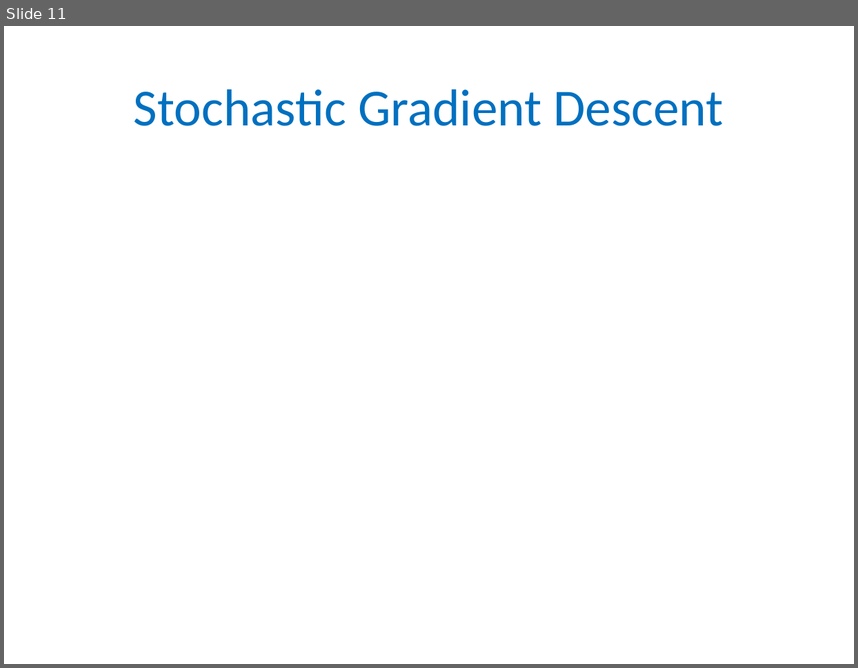
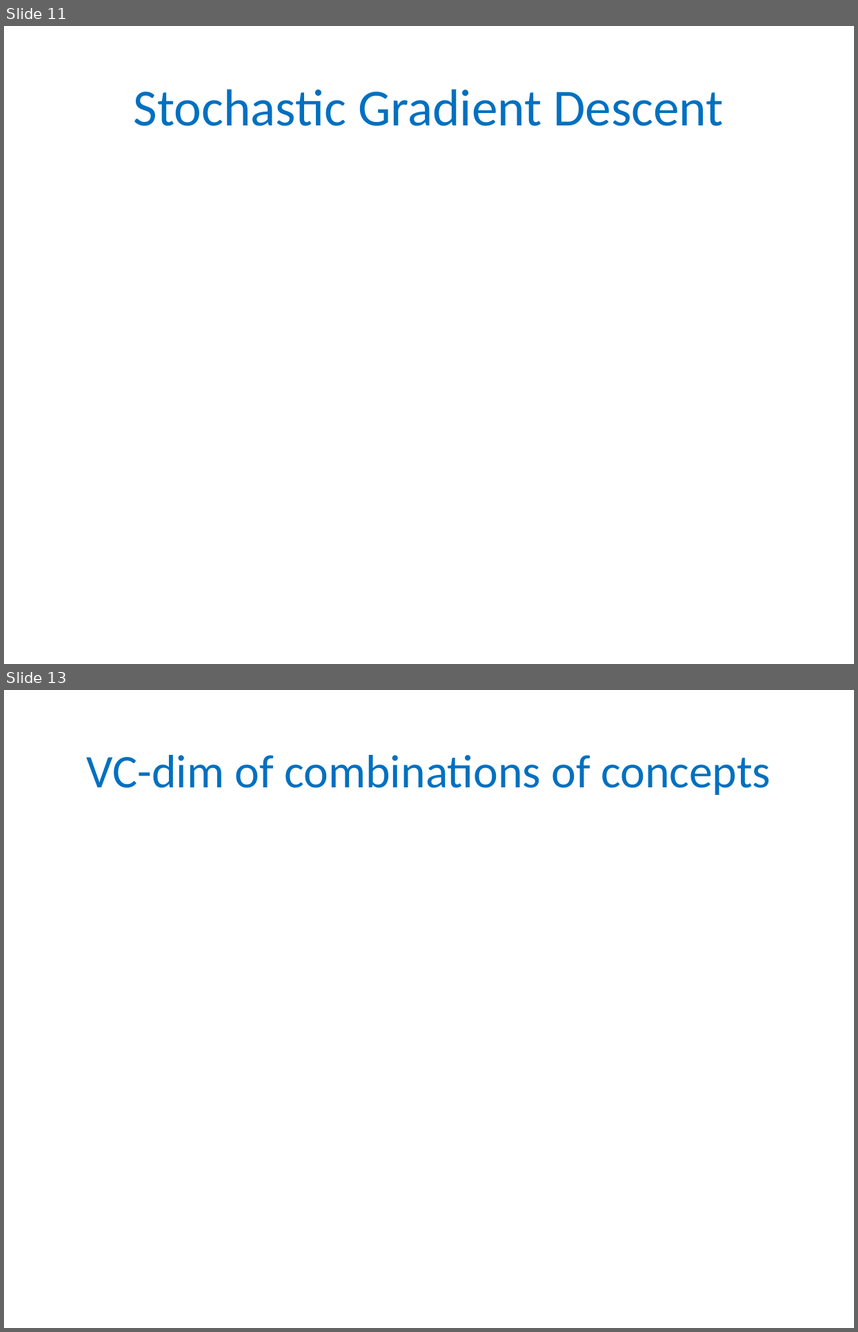
Before and after one commit to gyaroslavtsev/gyaroslavtsev.github.io, a slide deck: b609/lec08.pptx. Shown one above the other, each under a label of ours: slide 11 before the commit, slides 11 and 13 after it; the slides between them are not shown. The pictures are 858x668 and 858x1332 pixels, drawn with LibreOffice and Linux fonts; fonts in the diff are those of the drawing; grey boxes stand for pictures. Boxes give left, top, right and bottom in pixels: in the first picture for what was removed or moved away, otherwise in the second. Text is boxed around its words. In the diff, an @@ line names an element or a change of style, - is before the commit and + after.

```diff
--- a/b609/lec08.pptx
+++ b/b609/lec08.pptx
@@ slide 13 added at [4,690,854,1328], background #FFFFFF @@
@@ title added at [87,755,771,795], 39.6 pt, text #0070C0 @@
+VC-dim of combinations of concepts
```
Also in this commit, not shown: 1 slide changed, 6 other slides added, 5 other files.
